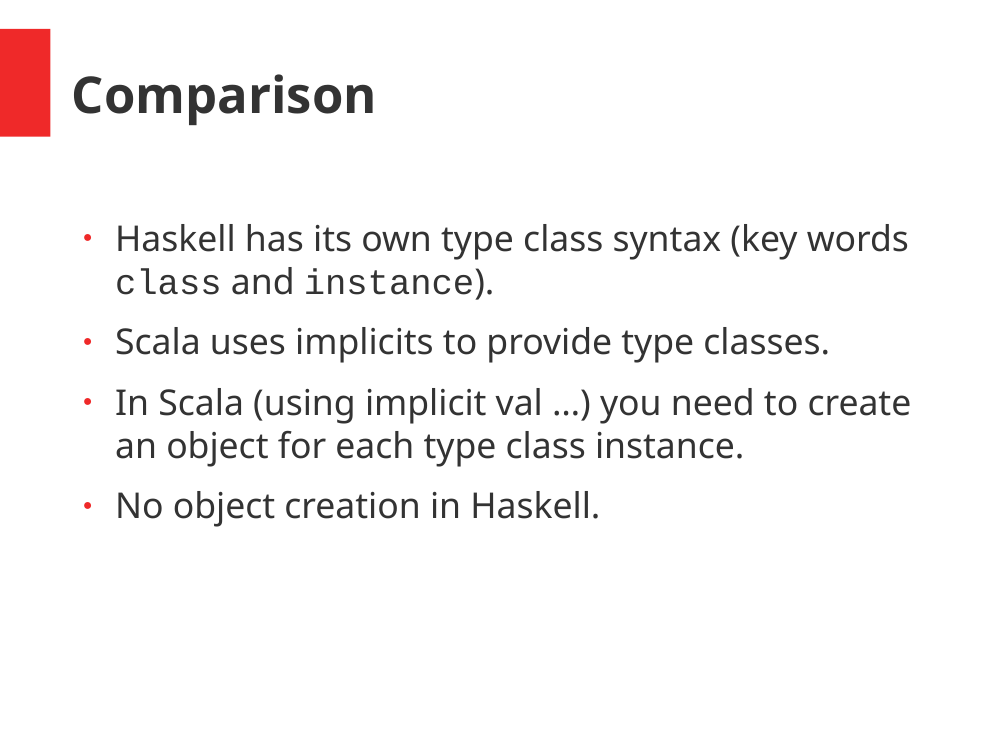
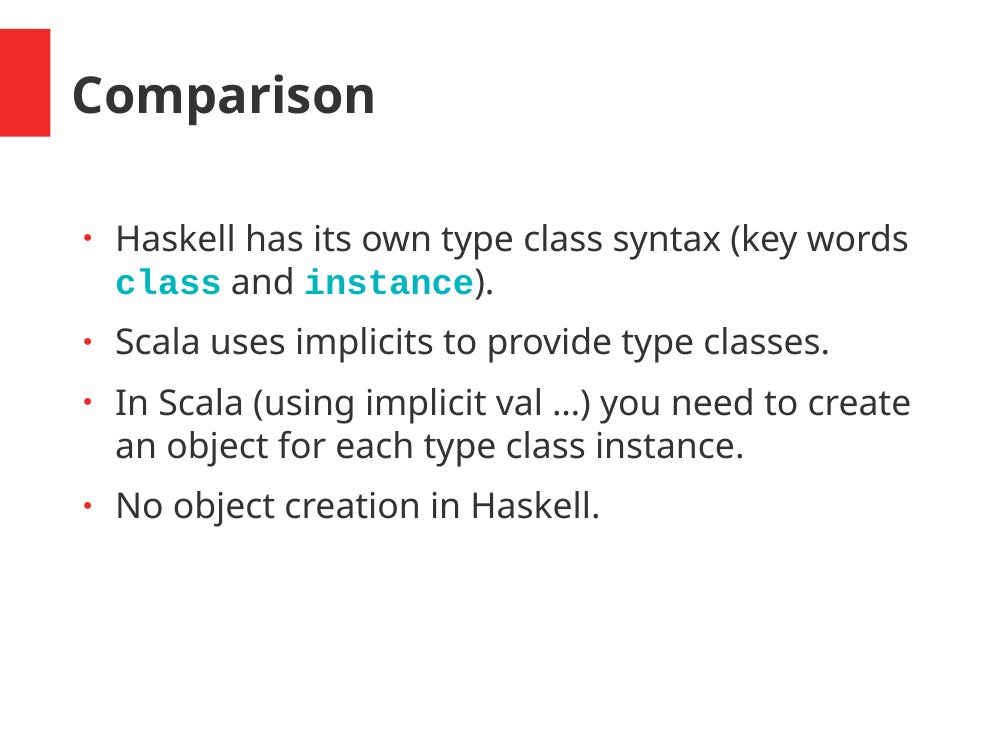
Before and after one commit to hermannhueck/typeclasses, a slide deck: slide 25 of Slides/TypeClasses.pptx (slide 21 before the commit). Drawn at 1008x756 pixels with LibreOffice and Linux fonts; fonts in the diff are those of the drawing. Boxes give left, top, right and bottom in pixels: in the first picture for what was removed or moved away, otherwise in the second. Text is boxed around its words. In the diff, an @@ line names an element or a change of style, - is before the commit and + after.

```diff
--- a/Slides/TypeClasses.pptx
+++ b/Slides/TypeClasses.pptx
@@ text at [115, 224, 909, 300]: text colour #333333 to #00B6BD, bold on in "class instance)." @@
```
Also in this commit, not shown: 7 other slides changed, 4 slides added, 1 other file.
